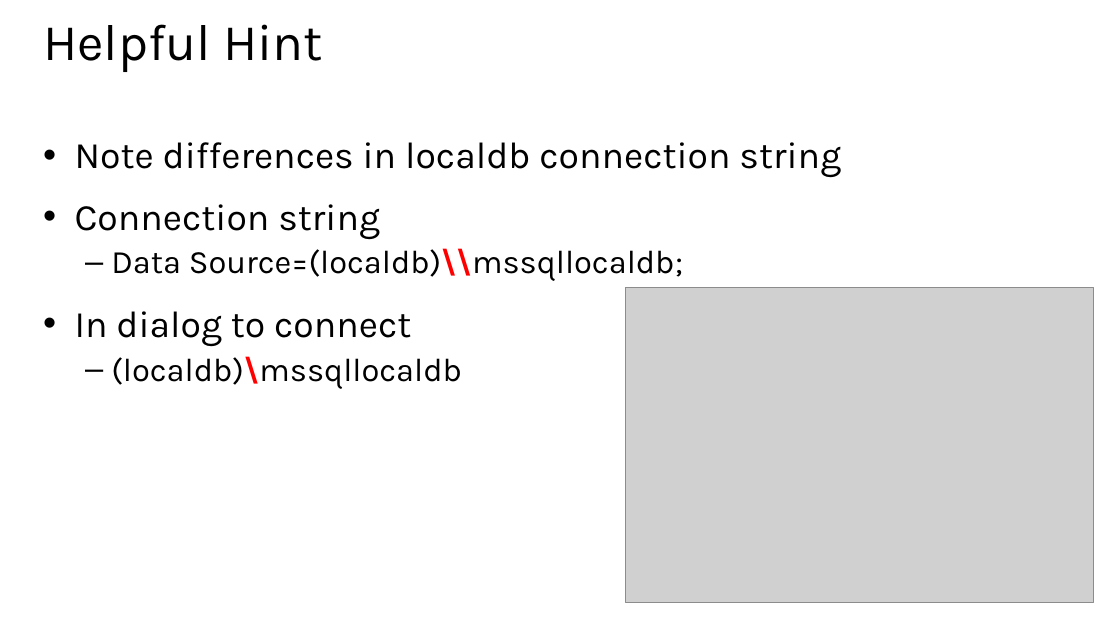
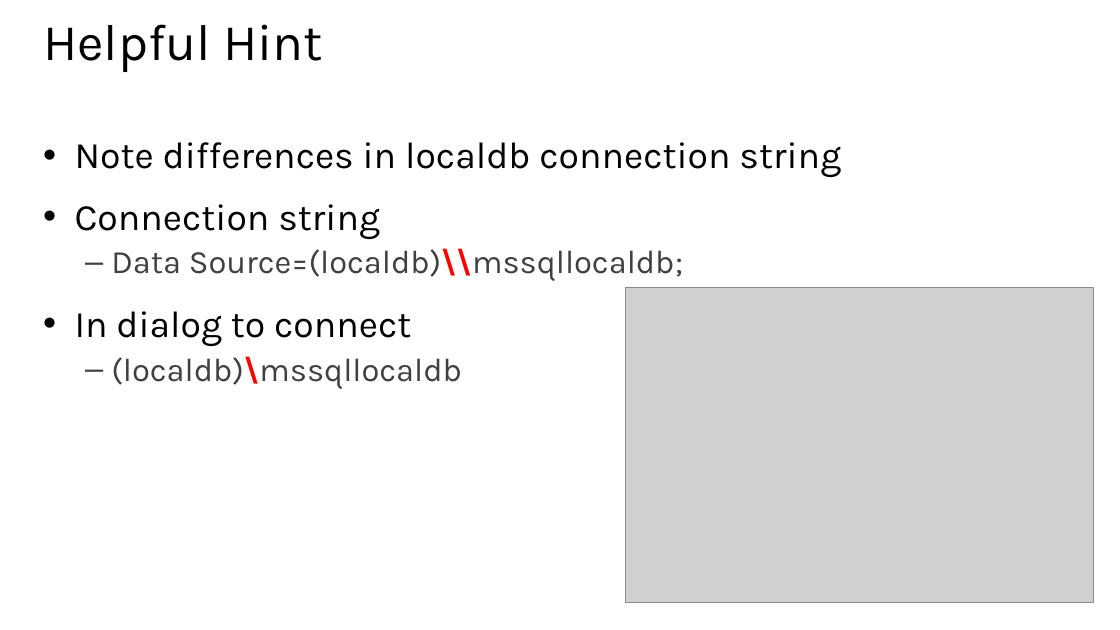
Before and after one commit to xuemiantao/EntityFramework, a slide deck: slide 18 of Slides/01 - Introduction to Entity Framework.pptx. Drawn at 1120x630 pixels with LibreOffice and Linux fonts; fonts in the diff are those of the drawing; grey boxes stand for pictures. Boxes give left, top, right and bottom in pixels: in the first picture for what was removed or moved away, otherwise in the second. Text is boxed around its words. In the diff, an @@ line names an element or a change of style, - is before the commit and + after.

Commit message:
Slide formatting

```diff
--- a/Slides/01 - Introduction to Entity Framework.pptx
+++ b/Slides/01 - Introduction to Entity Framework.pptx
@@ text at box(111, 248, 683, 389): text colour #000000 to #404040 in "Data Source=(localdb)\\mssqllocaldb;", "(localdb)\mssqllocaldb" @@
```
Also in this commit, not shown: 12 other slides changed, 1 slide removed, 6 other files.
